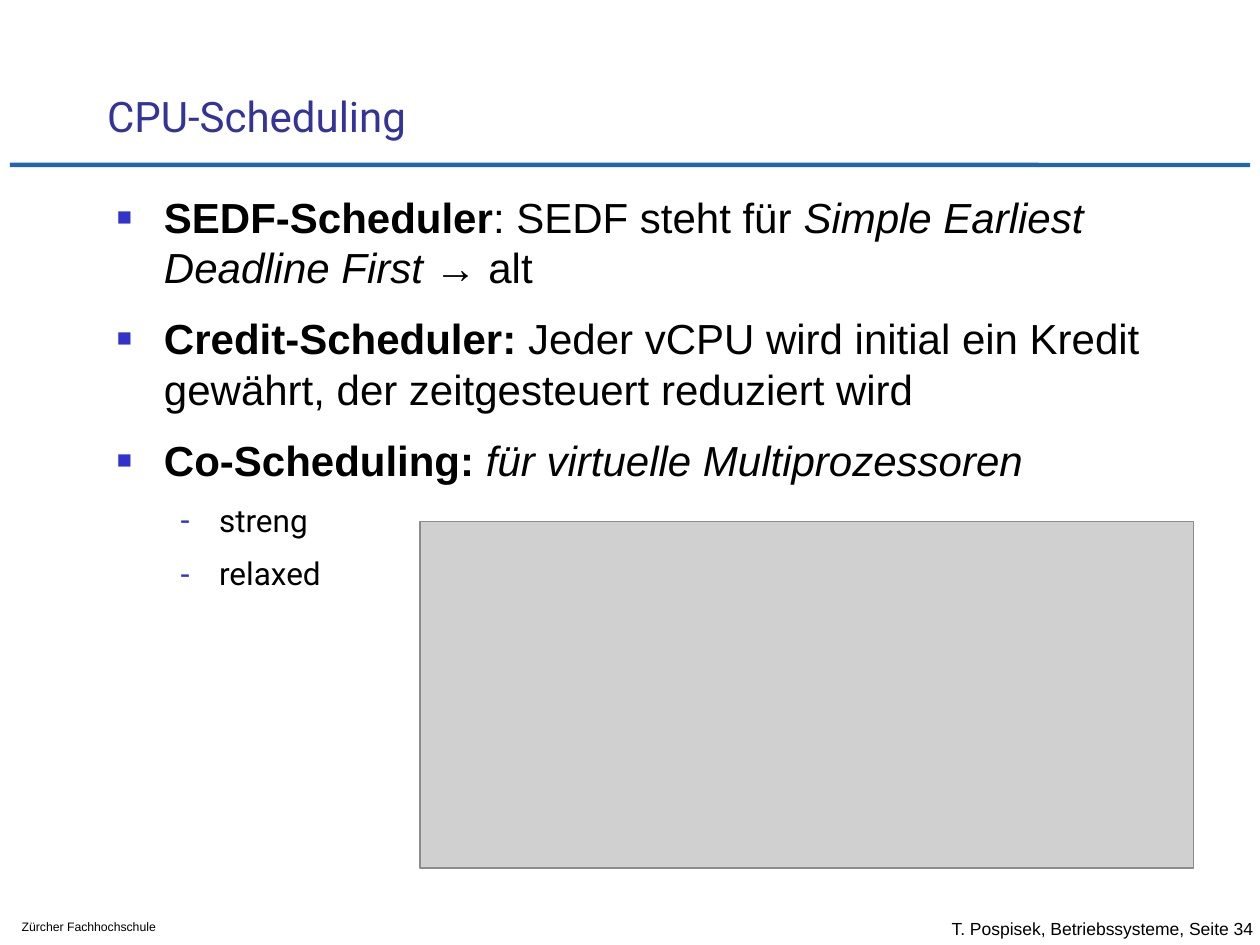
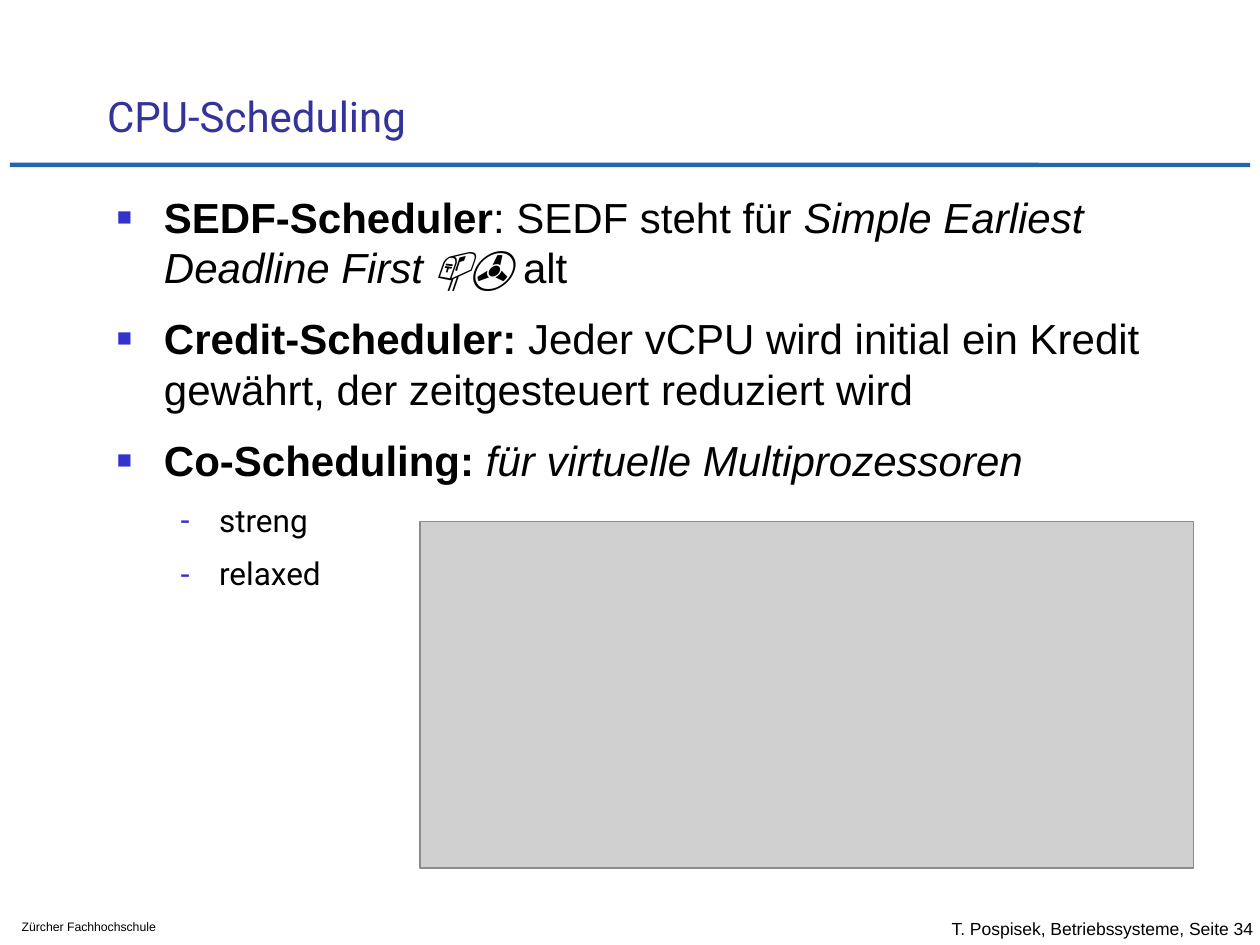
Before and after one commit to tpo/betriebssysteme, a slide deck: slide 34 of 13_Betriebssystemvirtualisierung.odp. Drawn at 1260x945 pixels with LibreOffice and Linux fonts; fonts in the diff are those of the drawing; grey boxes stand for pictures; background and template pictures are left out. Boxes give left, top, right and bottom in pixels: in the first picture for what was removed or moved away, otherwise in the second. Text is boxed around its words. In the diff, an @@ line names an element or a change of style, - is before the commit and + after.

```diff
--- a/13_Betriebssystemvirtualisierung.odp
+++ b/13_Betriebssystemvirtualisierung.odp
@@ text at [164, 202, 1083, 284]: text changed @@
-■ SEDF-Scheduler: SEDF steht für Simple Earliest Deadline First → alt
+■ SEDF-Scheduler: SEDF steht für Simple Earliest Deadline First 📫✇ alt
```
Also in this commit, not shown: 9 other slides changed, 3 other files.
